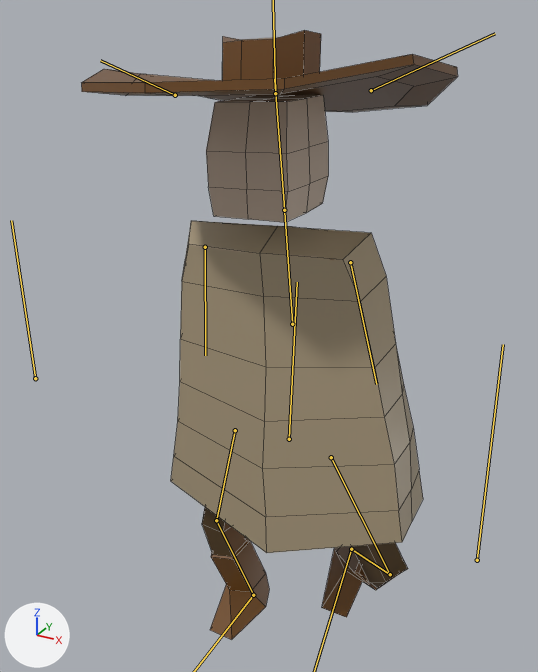
Renders of the FBX model Assets/Models/BOI/BOI.fbx from each side of a commit.
Both versions are drawn from a 50 mm lens placed at (1.93, -3.79, 4.25), pointed at (-0.16, 0.0, 2.35). The axes (+X, +Y, +Z) are drawn at lower left. The lights are the same throughout. Both versions are drawn at frame 169 of the action 'Armature|ArmatureAction.001'; the numbers are the values there. The bones that bend it are drawn over the model as lines. Mesh edges are drawn as thin lines.

The first picture shows 'BOI'.
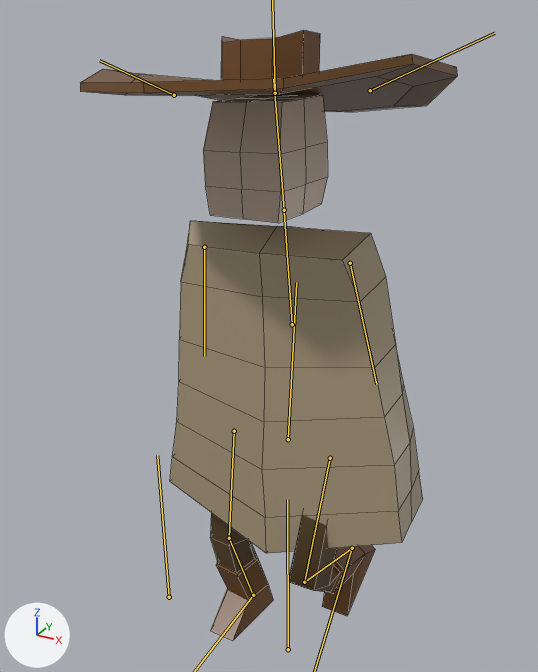
Commit message: Fix BOI animations

Location of each change, [x1, y1, x2, y2] in pixels of the pictures (538 x 672 px):
'BOI', posed
    before: [81, 30, 458, 640]
    after: [80, 30, 457, 641]
bone 'Body.003', root to tip
    before: (284, 210) to (274, 79)
    after: (284, 210) to (273, 79)
bone 'Leg.L.001', root to tip
    before: (331, 457) to (390, 574)
    after: (330, 458) to (304, 582)
bone 'Leg.R.003', root to tip
    before: (235, 430) to (216, 520)
    after: (234, 431) to (229, 538)

Patch to the scene script:
```diff
--- a/Assets/Models/BOI/BOI.fbx.py
+++ b/Assets/Models/BOI/BOI.fbx.py
@@ bone_body_003 @@
 bone_body_003 = bpy.data.objects['Armature'].pose.bones['Body.003']  # child of 'Body.002'
-bone_body_003.rotation_quaternion = (0.999, -0.041, -0.004, 0.001)  # degrees (-5, 0, 0)
+bone_body_003.rotation_quaternion = (0.998, -0.041, -0.04, 0.004)  # degrees (-5, -5, 1)
@@ bone_leg_l_001 @@
 bone_leg_l_001 = bpy.data.objects['Armature'].pose.bones['Leg.L.001']  # child of 'Body.001'
-bone_leg_l_001.rotation_quaternion = (0.856, 0.21, -0.398, 0.253)  # degrees (15, -52, 26)
+bone_leg_l_001.rotation_quaternion = (0.977, 0.208, -0.041, -0.01)  # degrees (24, -4, -2)
@@ bone_leg_r_003 @@
 bone_leg_r_003 = bpy.data.objects['Armature'].pose.bones['Leg.R.003']  # child of 'Body.001'
-bone_leg_r_003.rotation_quaternion = (0.838, 0.057, 0.534, -0.099)  # degrees (-1, 65, -14)
+bone_leg_r_003.rotation_quaternion = (0.997, 0.057, 0.052, -0.003)  # degrees (6, 6, 0)
```
